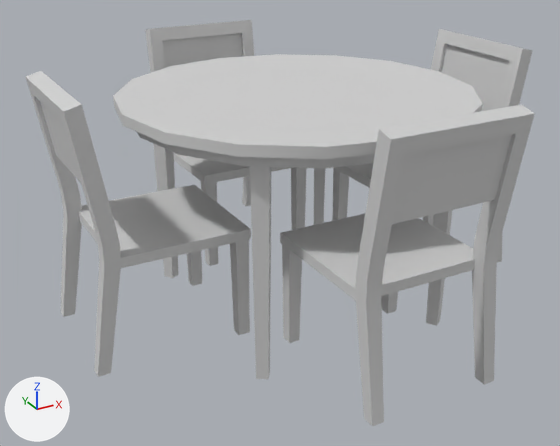
An edit to the FBX model Assets/Art/ToysPack2/Models/TeaTable_01.fbx, drawn before and after from the same camera.
Before and after are seen from a camera (50 mm lens) standing at (-1.021, -1.763, 1.134) and looking at (-0.059, -0.015, 0.26). Lighting does not change. The marker at lower left points along +X, +Y and +Z. Where no turn or scale is listed for an object, it has been applied to the vertices.

Names of what the first picture shows: 'TeaChair_01', 'TeaChair_02', 'TeaChair_03', 'TeaChair_04', 'TeaTable_01'.
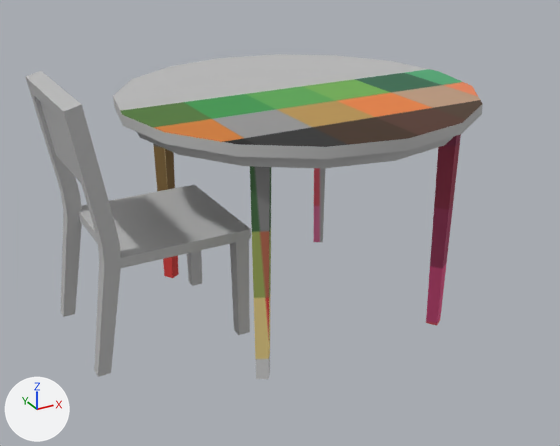
Where the newer file only moved an object's origin or applied its transform, the numbers keep the older frame.

Diff of the bpy script that builds the scene:
```diff
--- a/Assets/Art/ToysPack2/Models/TeaTable_01.fbx.py
+++ b/Assets/Art/ToysPack2/Models/TeaTable_01.fbx.py
@@ mat_toys2_textureatlas_01 @@
 mat_toys2_textureatlas_01.texture = img_toys2_textureatlas_01_png
-mat_toys2_textureatlas_01.roughness = 1.0
+mat_toys2_textureatlas_01.roughness = 0.859
@@ mat_lambert1 @@
+mat_lambert1 = principled_material('lambert1')
+mat_lambert1.base_color = (0.5, 0.5, 0.5)  # grey #bcbcbc
@@ me_teatable_01 @@
 # used by ob_teatable_01; location = (0.0, 0.0, 0.0); rotation_euler = (1.571, 0.0, 0.0), in degrees (90, 0, 0)
-me_teatable_01.from_pydata(...)  # 128 vertices, 87 faces; spans x -0.481..0.481, y 0.0..0.626, z -0.481..0.481
+me_teatable_01.from_pydata(...)  # 131 vertices, 108 faces; spans x -0.481..0.481, y 0.0..0.626, z -0.481..0.481
+# me_teatable_01 part 1
+# 3 faces are deleted
+# 16 vertices in x -0.442..0.442, y 0.607, z -0.442..0.442 move by (0.0, 0.005, 0.0)
+# 3 vertices are added at (0.0, 0.626, 0.0), (0.0, 0.598, 0.0), (0.0, 0.612, 0.0)
+# 24 new faces join them
+# me_teatable_01 part 2: 84 kept faces spanning x -0.481..0.481, y 0.0..0.626, z -0.481..0.481 get new texture (UV) coordinates
 me_teatable_01.materials.append(mat_toys2_textureatlas_01)
@@ me_teachair_02 @@
 # used by ob_teachair_02; location = (0.443, 0.0, 0.041)
-me_teachair_02.from_pydata(...)  # 80 vertices, 69 faces; spans x -0.211..0.217, y -0.18..0.18, z 0.0..0.669
-me_teachair_02.materials.append(mat_toys2_textureatlas_01)  # picture img_toys2_textureatlas_01_png
+me_teachair_02.from_pydata(...)  # 80 vertices, 65 faces; spans x -1.102..-0.675, y -0.18..0.181, z 0.0..0.669
+# me_teachair_02 part 3: the loose piece of 16 vertices spanning x -0.211..0.134, y -0.178..0.178, z 0.274..0.301 is turned -180 degrees about the z axis through its middle, then moved by (-0.809, 0.0, 0.0), in mat_lambert1 (grey #bcbcbc)
+# me_teachair_02 part 4: the loose piece of 40 vertices spanning x 0.125..0.217, y -0.18..0.18, z 0.0..0.669 is turned -180 degrees about the z axis through its middle, then moved by (-1.227, 0.0, 0.0), in mat_lambert1 (grey #bcbcbc)
+# me_teachair_02 part 5: the loose piece of 8 vertices spanning x 0.158..0.202, y -0.156..0.156, z 0.462..0.634 is deleted
+# me_teachair_02 part 6: the loose piece of 8 vertices spanning x -0.207..-0.17, y 0.137..0.175, z 0.0..0.291 is deleted
+# me_teachair_02 part 7: 16 vertices added at x -0.715..-0.678, y -0.174..0.175, z 0.0..0.291
+# me_teachair_02 part 8: 8 vertices added at x -1.087..-1.043, y -0.155..0.156, z 0.462..0.634
+me_teachair_02.materials.append(mat_lambert1)  # grey #bcbcbc
@@ ob_teachair_01 @@
-ob_teachair_01 = bpy.data.objects.new('TeaChair_01', me_teachair_01)
-ob_teachair_01.location = (0.0, 0.443, 0.041)
@@ ob_teatable_01 @@
 ob_teatable_01.location = (0.0, 0.0, 0.0)
-ob_teatable_01.rotation_euler = (1.571, 0.0, 0.0)  # degrees (90, 0, 0)
+ob_teatable_01.rotation_euler = (1.571, 0.0, -3.142)  # degrees (90, 0, -180)
@@ ob_teachair_04 @@
-ob_teachair_04 = bpy.data.objects.new('TeaChair_04', me_teachair_04)
-ob_teachair_04.location = (-0.443, 0.0, 0.041)
@@ ob_teachair_03 @@
-ob_teachair_03 = bpy.data.objects.new('TeaChair_03', me_teachair_03)
-ob_teachair_03.location = (0.0, -0.443, 0.041)
```

Changed parts and their boxes [x1, y1, x2, y2] in the pictures (560 x 446 px; the box of a moved part takes in the faces that stretch with it):
'TeaTable_01', surface changed, turned: [113, 54, 483, 379] in both
'TeaChair_03', deleted: before [280, 105, 534, 426]
'TeaChair_02', surface changed, reshaped: before [332, 29, 532, 262]; after [25, 71, 251, 377]
'TeaChair_04', deleted: before [25, 71, 251, 377]
'TeaChair_01', deleted: before [145, 20, 307, 266]
part 1 of me_teatable_01, built on: [113, 54, 482, 169] in both
part 2 of me_teatable_01, surface changed: [113, 97, 483, 362] in both
part 3 of me_teachair_02, moved or reshaped: before [333, 163, 373, 188]; after [79, 185, 251, 268]
part 4 of me_teachair_02, moved or reshaped: before [423, 29, 532, 262]; after [25, 71, 121, 377]
part 5 of me_teachair_02, deleted: before [442, 44, 509, 111]
part 6 of me_teachair_02, deleted: before [332, 168, 349, 221]
part 7 of me_teachair_02, added: after [187, 239, 250, 335]
part 8 of me_teachair_02, added: after [40, 102, 81, 183]
